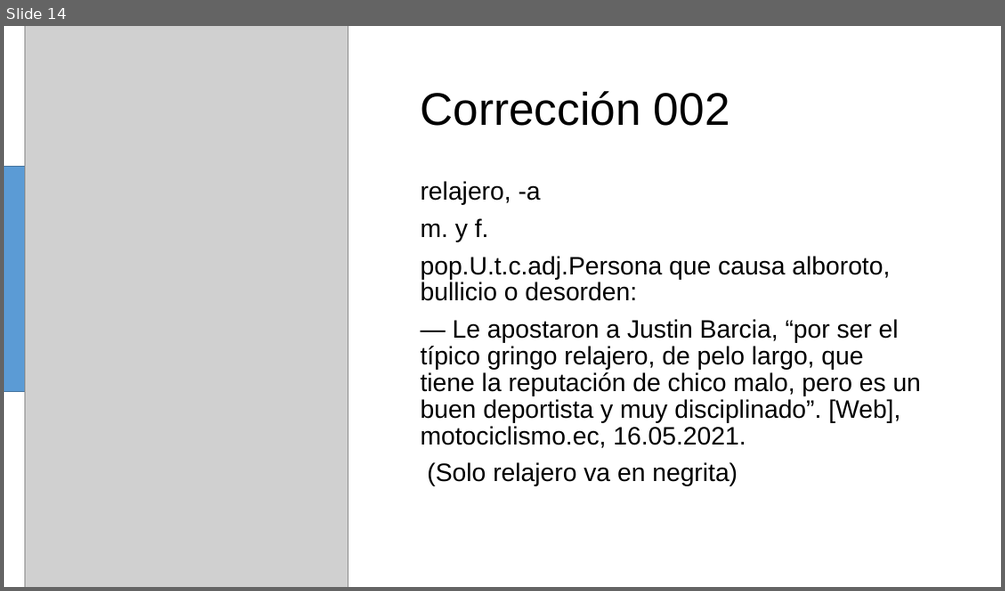
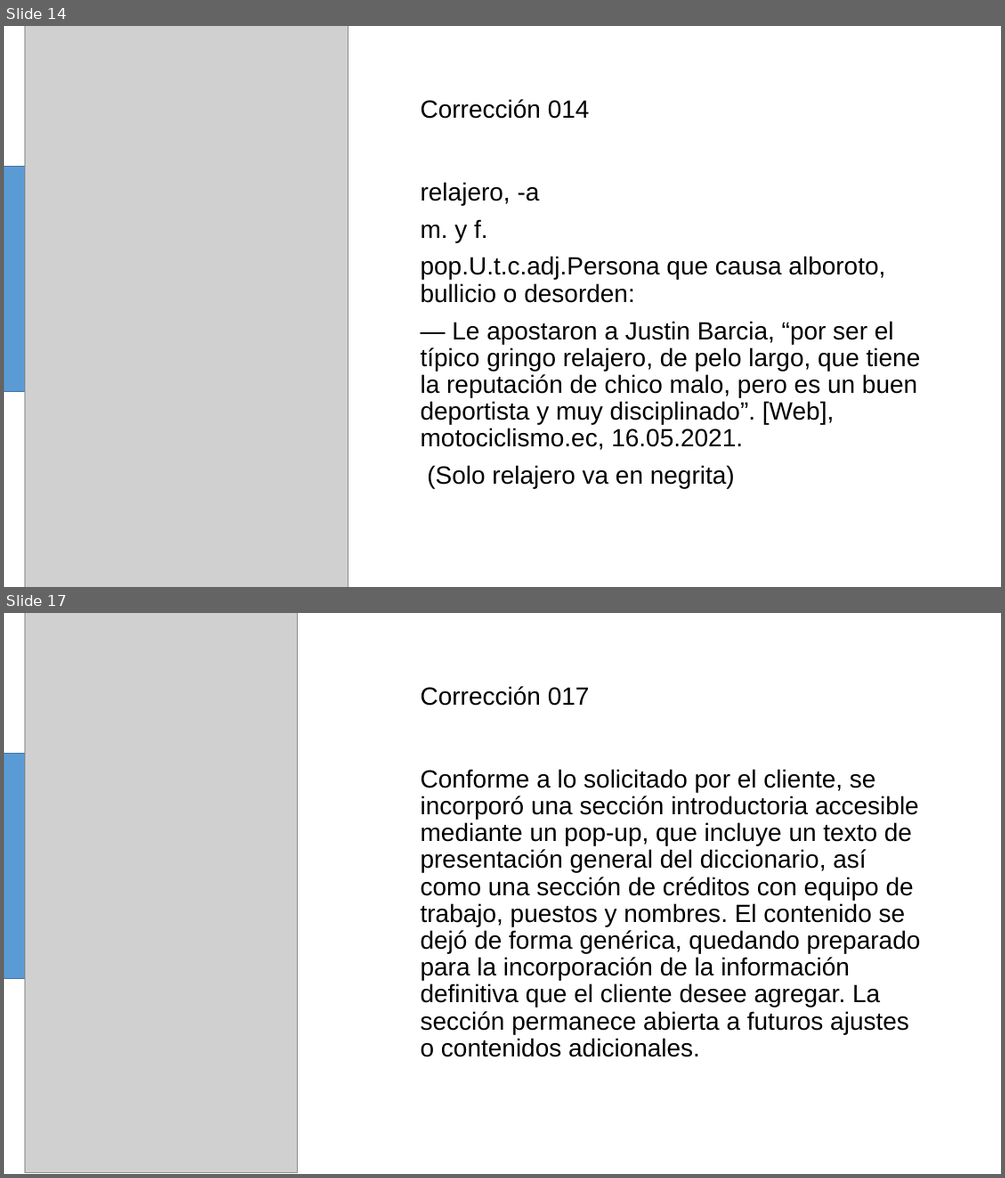
Before and after one commit to omarbramirez/ecuatorianismos, a slide deck: correcciones002.pptx. Shown one above the other, each under a label of ours: slide 14 before the commit, slides 14 and 17 after it; the slides between them are not shown. The pictures are 1005x591 and 1005x1178 pixels, drawn with LibreOffice and Linux fonts; fonts in the diff are those of the drawing; grey boxes stand for pictures. Boxes give left, top, right and bottom in pixels: in the first picture for what was removed or moved away, otherwise in the second. Text is boxed around its words. In the diff, an @@ line names an element or a change of style, - is before the commit and + after.

```diff
--- a/correcciones002.pptx
+++ b/correcciones002.pptx
@@ slide 17 added at <box>4,613,1001,1174</box>, background #FFFFFF @@
@@ picture added at <box>25,613,297,1172</box> @@
@@ title added at <box>421,686,590,706</box>, 24 pt, text #000000 @@
+Corrección 017
@@ rectangle added at <box>4,754,25,978</box>, fill #5B9BD5, outline #43739E 1 pt @@
@@ text added at <box>421,769,921,1057</box>, 24 pt, text #000000 @@
+Conforme a lo solicitado por el cliente, se incorporó una sección introductoria accesible mediante un pop-up, que incluye un texto de presentación general del diccionario, así como una sección de créditos con equipo de trabajo, puestos y nombres. El contenido se dejó de forma genérica, quedando preparado para la incorporación de la información definitiva que el cliente desee agregar. La sección permanece abierta a futuros ajustes o contenidos adicionales.
@@ slide 14 changed as well @@
@@ title at <box>421,99,590,119</box>: text changed; size 44 to 24 pt @@
-Corrección 002
+Corrección 014
@@ text "relajero, -a" at <box>421,182,921,488</box>: size 24.3 to 24 pt; line spacing 0.88 to 0.9 @@
```
Also in this commit, not shown: 8 other slides changed, 7 other slides added, 8 slides removed, 13 other files.
